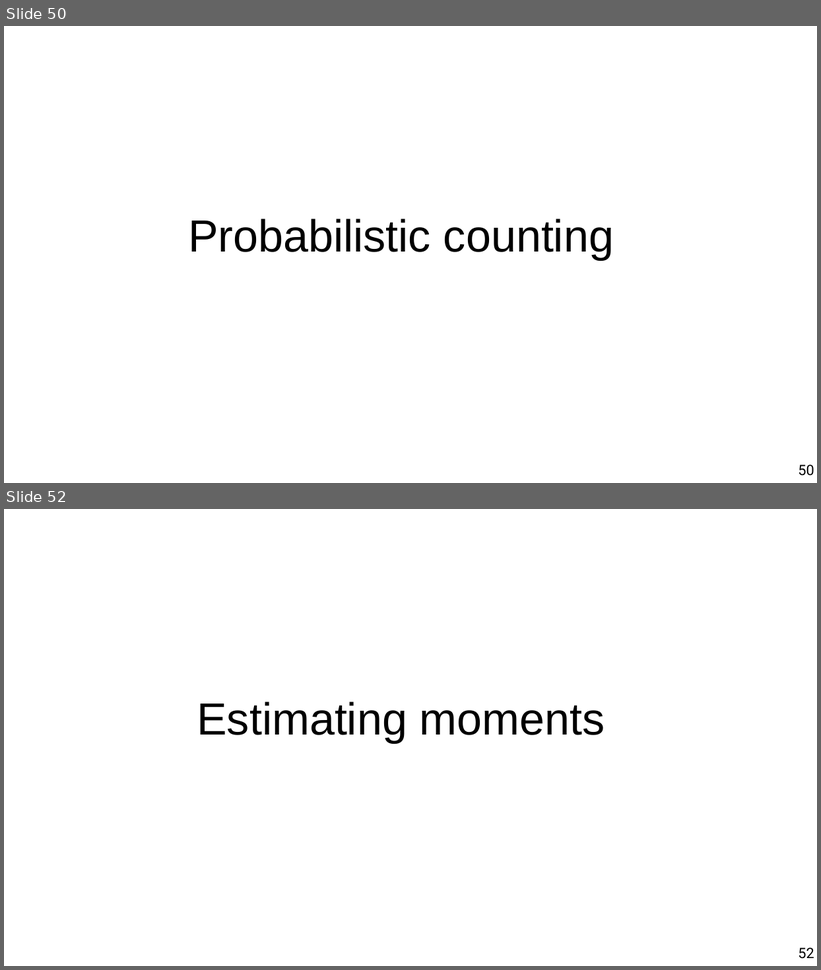
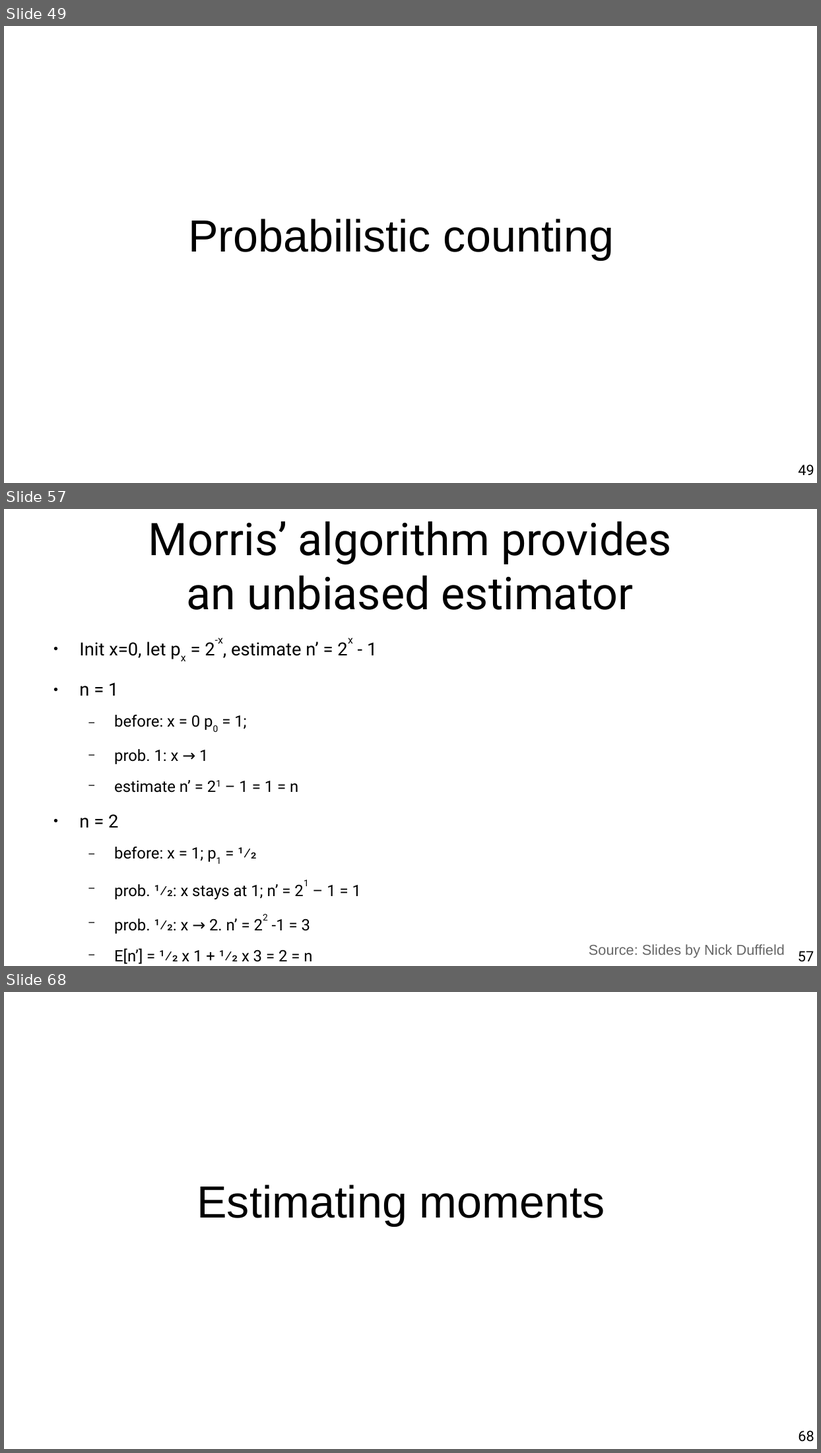
Before and after one commit to marco-calautti/data-mining-course, a slide deck: theory/tt10_streaming.odp. Shown one above the other, each under a label of ours: slides 50 and 52 before the commit, slides 49, 57 and 68 after it; the slides between them are not shown. The pictures are 821x970 and 821x1453 pixels, drawn with LibreOffice and Linux fonts; fonts in the diff are those of the drawing. Boxes give left, top, right and bottom in pixels: in the first picture for what was removed or moved away, otherwise in the second. Text is boxed around its words. In the diff, an @@ line names an element or a change of style, - is before the commit and + after.

```diff
--- a/theory/tt10_streaming.odp
+++ b/theory/tt10_streaming.odp
@@ slide 57 added at <box>4,509,817,966</box>, background #FFFFFF @@
@@ title added at <box>149,521,672,610</box>, 44 pt, text #000000 @@
+Morris’ algorithm provides
+an unbiased estimator
@@ text added at <box>79,642,377,964</box>, 15.4 pt, text #000000 @@
+● Init x=0, let px = 2-x, estimate n’ = 2x - 1
+● n = 1
+  − before: x = 0 p0 = 1;
+  − prob. 1: x → 1
+  − estimate n’ = 21 – 1 = 1 = n
+● n = 2
+  − before: x = 1; p1 = 1⁄2
+  − prob. 1⁄2: x stays at 1; n’ = 21 – 1 = 1
+  − prob. 1⁄2: x → 2. n’ = 22 -1 = 3
+  − E[n’] = 1⁄2 x 1 + 1⁄2 x 3 = 2 = n
@@ text added at <box>589,945,785,958</box>, 14 pt, text #666666 @@
+Source: Slides by Nick Duffield
@@ page number added at <box>798,951,814,962</box>, 14 pt, text #000000 @@
+57
@@ what was slide 50 is now slide 49 @@
@@ page number at <box>798,465,814,475</box>: text changed @@
-50
+49
@@ what was slide 52 is now slide 68 @@
@@ page number at <box>798,1431,814,1442</box>: text changed @@
-52
+68
```
Also in this commit, not shown: 3 slides changed, 28 other slides added, 4 slides removed.
